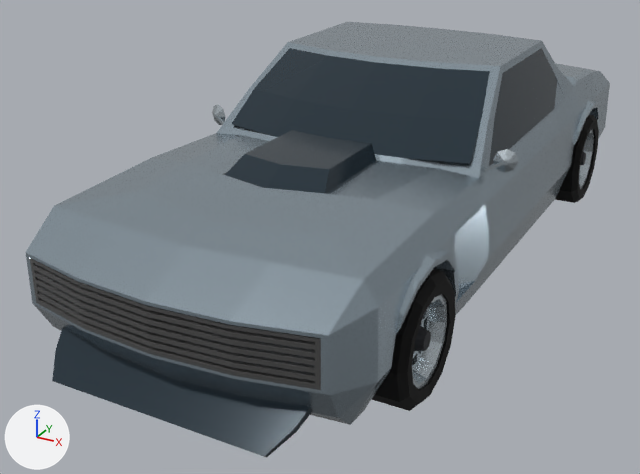
Before and after pictures for a commit that changed the glTF model assets/models/car/car-showroom.glb.
Both versions are drawn from a camera (50 mm lens) standing at (6.19, -13.65, 5.43) and looking at (-0.69, -1.13, -0.83). Every picture has the same lights, and +X, +Y and +Z are marked at lower left. The picture after the commit comes second. Where no turn or scale is listed for an object, it has been applied to the vertices.

Objects in the first picture: 'Body_Material_0', 'Cube.006_Material.238_0', 'Cube.008_Material.241_0', 'Cube.009__0', 'Cube.019_Material.008_0', 'Dark_Material.002_0', 'Glass_Material.001_0', 'Grill_Material.004_0' and 3 more.
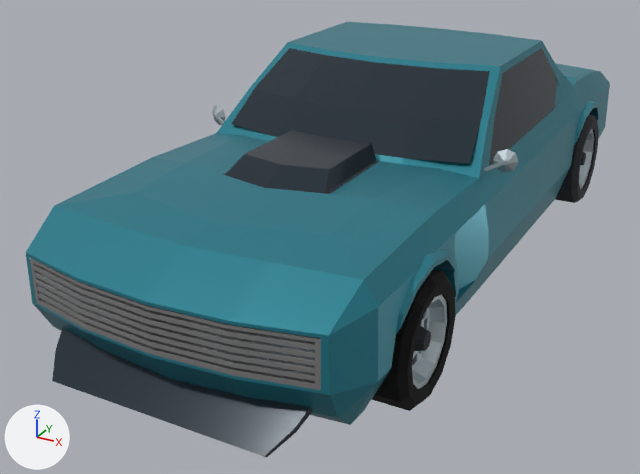
Pixel boxes [x1, y1, x2, y2] of what changed, in the pictures (640 x 474 px):
'Body_Material_0', recoloured (grey to cyan): [26, 22, 610, 425] in both
'Grill_Material.004_0', surface changed (lighter): [30, 258, 321, 390] in both

Patch to the scene script:
```diff
--- a/assets/models/car/car-showroom.glb.py
+++ b/assets/models/car/car-showroom.glb.py
@@ mat_material_004 @@
 mat_material_004.base_color = (0.183, 0.183, 0.183)  # grey #777777
-mat_material_004.metallic = 1.0
 mat_material_004.roughness = 1.0
@@ mat_petrol_blue_body @@
+mat_petrol_blue_body = principled_material('Petrol blue body')
+mat_petrol_blue_body.base_color = (0.025, 0.24, 0.31)  # cyan #2c8697
+mat_petrol_blue_body.metallic = 0.45
+mat_petrol_blue_body.roughness = 0.34
@@ me_body_material_0 @@
 me_body_material_0.from_pydata(...)  # 862 vertices, 1849 faces; spans x -2.62..2.62, y -6.61..6.43, z -1.0..2.26
-me_body_material_0.materials.append(mat_satin_titanium_body)  # grey #a2b1bc
+me_body_material_0.materials.append(mat_petrol_blue_body)  # cyan #2c8697
```
